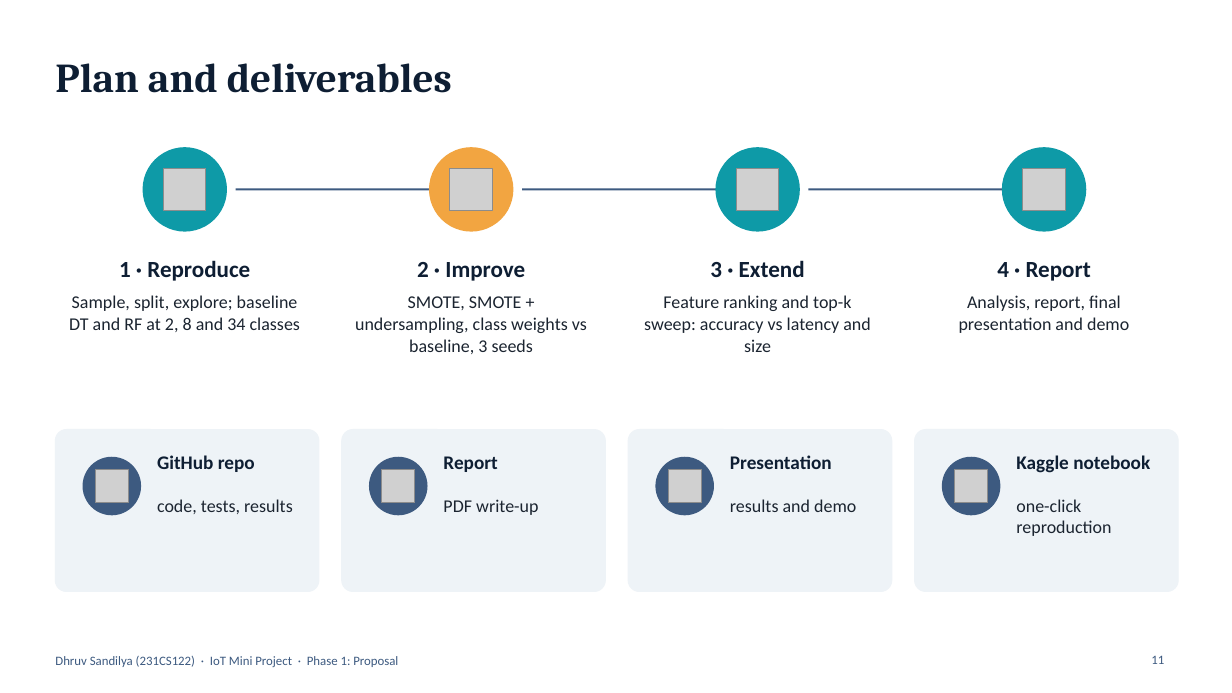
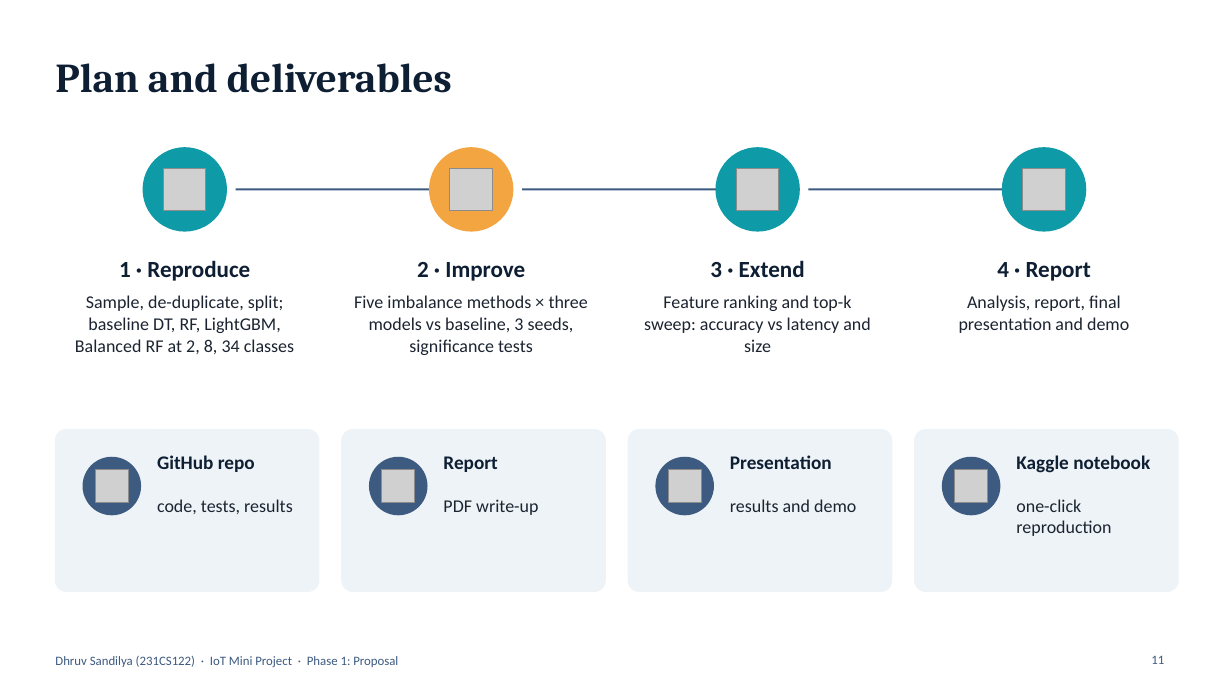
Before and after one commit to Dhruvsandilya0711/IoT_Mini_Project, a slide deck: slide 11 of slides/Phase1_Proposal.pptx. Drawn at 1232x693 pixels with LibreOffice and Linux fonts; fonts in the diff are those of the drawing; grey boxes stand for pictures. Boxes give left, top, right and bottom in pixels: in the first picture for what was removed or moved away, otherwise in the second. Text is boxed around its words. In the diff, an @@ line names an element or a change of style, - is before the commit and + after.

Commit message:
Update Phase 1 deck for the extended methodology
Adds LightGBM and Balanced Random Forest, Borderline-SMOTE and threshold
tuning, duplicate removal and significance testing to the research
questions, pipeline, comparison, evaluation and plan slides.

```diff
--- a/slides/Phase1_Proposal.pptx
+++ b/slides/Phase1_Proposal.pptx
@@ text at [75, 295, 294, 354]: text changed @@
-Sample, split, explore; baseline DT and RF at 2, 8 and 34 classes
+Sample, de-duplicate, split; baseline DT, RF, LightGBM, Balanced RF at 2, 8, 34 classes
@@ text at [354, 295, 588, 355]: text changed @@
-SMOTE, SMOTE + undersampling, class weights vs baseline, 3 seeds
+Five imbalance methods × three models vs baseline, 3 seeds, significance tests
```
Also in this commit, not shown: 5 other slides changed, 1 other file.
